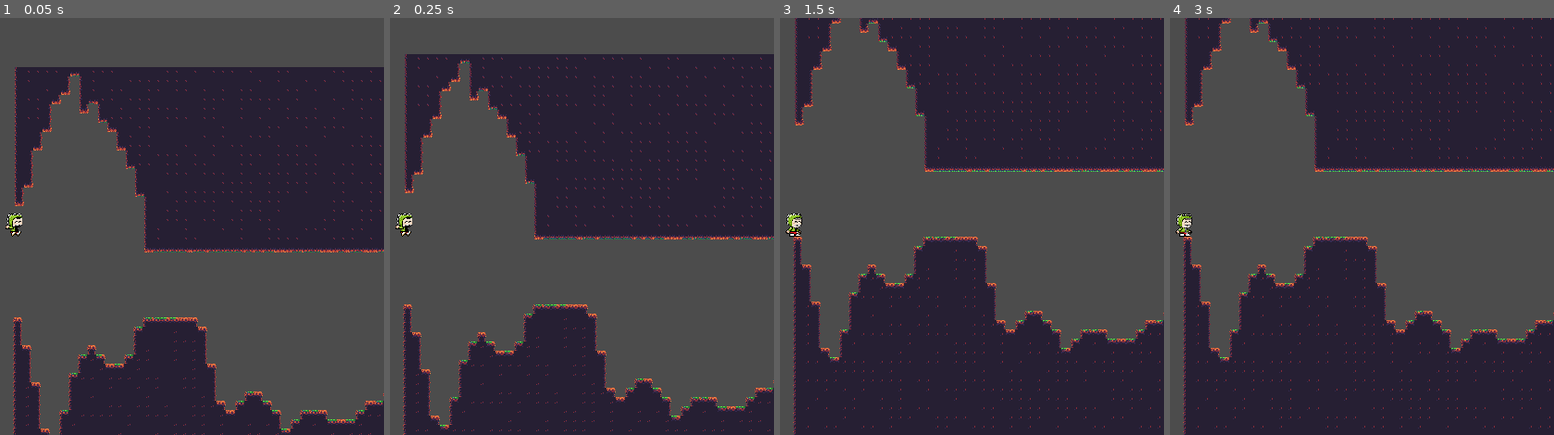
Above: before the commit, frames 1-4 (left to right).
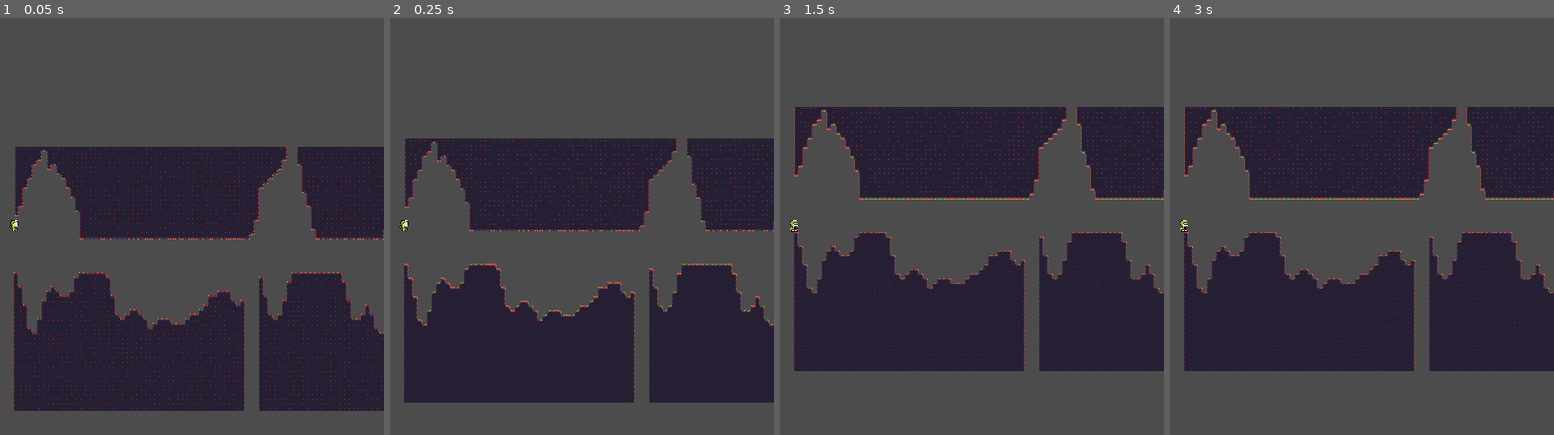
Above: after the commit, the same moments.

Repository: codemonsters/racekombat
Game: Godot game, scene res://screens/game/Tilemap.tscn
Two runs of this game, one before a commit and one after it. Both use one fixed random seed, a clock stepped at 60 frames per second and the inputs below. This scene is started directly instead of the project's main scene.
Inputs:
- Up to frame 1 (0.05 s): no input
- Up to frame 2 (0.25 s): no input
- Up to frame 3 (1.5 s): tap Enter (ui_accept) at 0.5, 0.77, 1.25 s; hold Right (ui_right) from 0.53 s (still down); tap Space at 0.6 s; tap Shift at 1.35 s
- Up to frame 4 (3 s): tap Enter (ui_accept) at 1.52, 2, 2.75 s; release Right (ui_right) at 2.03 s; hold Left (ui_left) 2.03-2.78 s; tap Keypad Enter at 2.1 s; hold Right (ui_right) from 2.78 s (still down); tap Space at 2.85 s

The runs differ from the first frame. In frame 1, 50% of the frame differs, in the area x 1-100%, y 11-100%; in frame 2, 52%; in frame 3, 56%; in frame 4, 56%, in the area x 1-100%, y 0-100%.

Commit message:
Ajustados salto y movimiento del jugador

Diff:
--- a/server/project.godot
+++ b/server/project.godot
@@ -19,17 +19,17 @@
 "language": "GDScript",
 "path": "res://utils/ControllersManager.gd"
 }, {
-"base": "Controller",
+"base": "Reference",
 "class": "KeyboardController",
 "language": "GDScript",
 "path": "res://utils/KeyboardController.gd"
 }, {
-"base": "Node",
+"base": "Reference",
 "class": "State",
 "language": "GDScript",
 "path": "res://utils/State.gd"
 }, {
-"base": "Node",
+"base": "Reference",
 "class": "StateMachine",
 "language": "GDScript",
 "path": "res://utils/StateMachine.gd"
--- a/server/screens/game/Tilemap.tscn
+++ b/server/screens/game/Tilemap.tscn
@@ -340,3 +340,4 @@
 position = Vector2( 0.592529, 5.79358 )
 scale = Vector2( 2, 2 )
 current = true
+zoom = Vector2( 2, 2 )
--- a/server/screens/game/player/Player.gd
+++ b/server/screens/game/player/Player.gd
@@ -2,8 +2,8 @@
 
 var velocity = Vector2()
 var velocidad = 300
-var gravedad = 800
-var velocidadSalto = -400
+var gravedad = 1000
+var velocidadSalto = -600
 onready var animatedSprite = $AnimatedSprite
 export var inicialMult := 1.0
 export var airMult := 1.0
--- a/server/screens/game/player/Player.tscn
+++ b/server/screens/game/player/Player.tscn
@@ -3,6 +3,7 @@
 [ext_resource path="res://assets/crocodile/idle/frame-1.png" type="Texture" id=1]
 [ext_resource path="res://screens/game/player/states/Player SM.gd" type="Script" id=2]
 [ext_resource path="res://screens/game/player/states/Idle.gd" type="Script" id=3]
+[ext_resource path="res://screens/game/player/Player.gd" type="Script" id=4]
 [ext_resource path="res://screens/game/player/states/Run.gd" type="Script" id=5]
 [ext_resource path="res://screens/game/player/states/Air.gd" type="Script" id=6]
 [ext_resource path="res://assets/crocodile/idle/frame-2.png" type="Texture" id=7]
@@ -13,51 +14,6 @@
 [ext_resource path="res://assets/crocodile/jump fall/frame.png" type="Texture" id=12]
 [ext_resource path="res://assets/crocodile/run/frame-4.png" type="Texture" id=13]
 
-[sub_resource type="GDScript" id=3]
-script/source = "extends KinematicBody2D
-
-var velocity = Vector2()
-var velocidad = 300
-var gravedad = 800
-var velocidadSalto = -400
-onready var animatedSprite = $AnimatedSprite
-export var inicialMult := 1.0
-export var airMult := 1.0
-var defaultSnap = Vector2.DOWN * 15
-var snap = defaultSnap
-var input_direction_x := 0.0
-
-func _ready():
-	pass
-
-func _process(delta):
-	pass
-	#print(get_node(\"Player SM\").state.name)
-
-func _handle_input(action, is_pressed):
-	if is_pressed:
-		match action:
-			\"left\":
-				input_direction_x -= 1.0
-			\"right\":
-				input_direction_x += 1.0
-			\"action\":
-				_jump()
-	else:
-		match action:
-			\"left\":
-				input_direction_x += 1.0
-			\"right\":
-				input_direction_x -= 1.0
-
-	input_direction_x = clamp(input_direction_x, -1.0, 1.0)
-
-
-func _jump():
-	if $\"Player SM\".state.name != \"Air\":
-		$\"Player SM\".transitionTo(\"Air\", {jump = true})
-"
-
 [sub_resource type="SpriteFrames" id=1]
 animations = [ {
 "frames": [ ExtResource( 1 ), ExtResource( 7 ) ],
@@ -65,19 +21,19 @@
 "name": "idle",
 "speed": 5.0
 }, {
+"frames": [ ExtResource( 12 ) ],
+"loop": true,
+"name": "fall",
+"speed": 5.0
+}, {
 "frames": [ ExtResource( 9 ), ExtResource( 11 ), ExtResource( 8 ), ExtResource( 13 ) ],
 "loop": true,
 "name": "run",
-"speed": 5.0
+"speed": 10.0
 }, {
 "frames": [ ExtResource( 10 ) ],
 "loop": true,
 "name": "jump",
-"speed": 5.0
-}, {
-"frames": [ ExtResource( 12 ) ],
-"loop": true,
-"name": "fall",
 "speed": 5.0
 } ]
 
@@ -86,13 +42,12 @@
 
 [node name="Player" type="KinematicBody2D"]
 scale = Vector2( 0.5, 0.5 )
-script = SubResource( 3 )
+script = ExtResource( 4 )
 
 [node name="AnimatedSprite" type="AnimatedSprite" parent="."]
 scale = Vector2( 0.2, 0.2 )
 frames = SubResource( 1 )
 animation = "idle"
-frame = 1
 playing = true
 
 [node name="CollisionShape2D" type="CollisionShape2D" parent="."]
